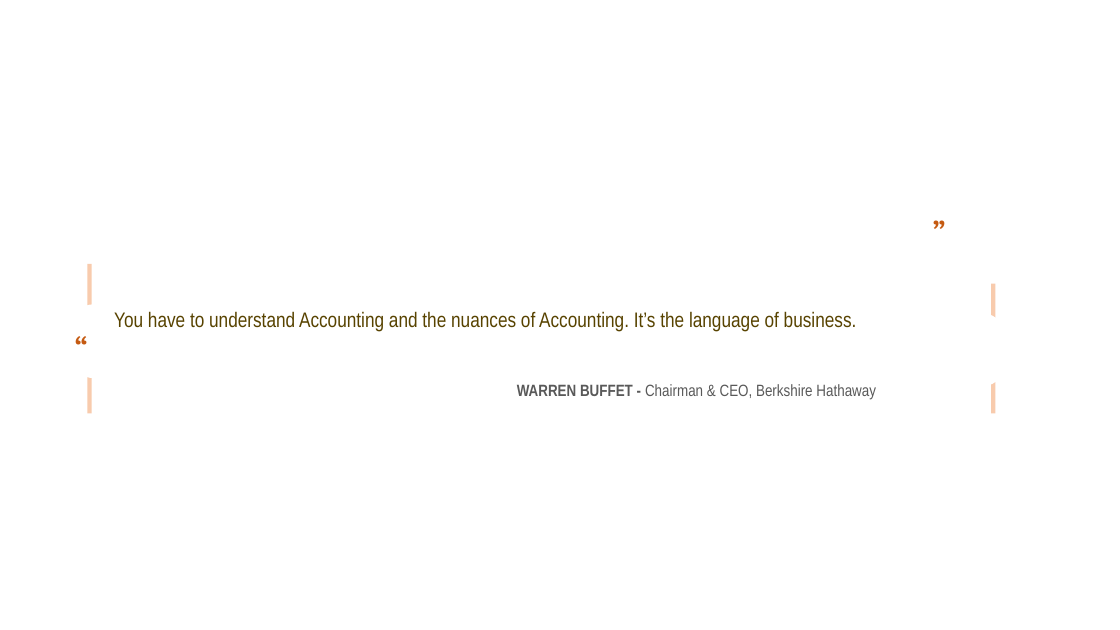
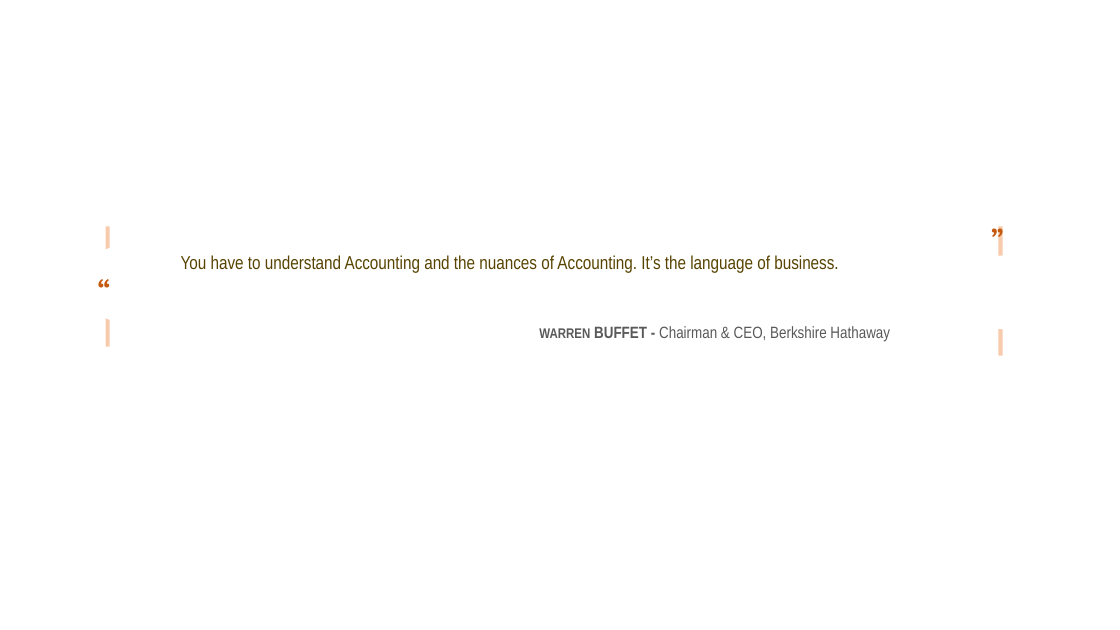
Before and after one commit to leonardodls/product-introduction-financial-accounting, a slide deck: slide 6 of assets/public/Chapter_1_Introduction_to_business_and_accounting_concepts/documents/resources/BusinessConcepts.pptx. Drawn at 1120x630 pixels with LibreOffice and Linux fonts; fonts in the diff are those of the drawing. Boxes give left, top, right and bottom in pixels: in the first picture for what was removed or moved away, otherwise in the second. Text is boxed around its words. In the diff, an @@ line names an element or a change of style, - is before the commit and + after.

```diff
--- a/assets/public/Chapter_1_Introduction_to_business_and_accounting_concepts/documents/resources/BusinessConcepts.pptx
+++ b/assets/public/Chapter_1_Introduction_to_business_and_accounting_concepts/documents/resources/BusinessConcepts.pptx
@@ text "“": place and size @@
-text "“" at (66, 271, 127, 381)
+text "“" at (89, 214, 150, 324)
@@ rectangle: place and size @@
-rectangle at (87, 264, 92, 413)
+rectangle at (106, 227, 110, 347)
@@ rectangle at (106, 227, 110, 347): mirrored @@
@@ rectangle: place and size @@
-rectangle at (991, 284, 996, 413)
+rectangle at (999, 227, 1003, 356)
@@ ellipse: place and size @@
-ellipse at (63, 304, 124, 378)
+ellipse at (86, 247, 147, 321)
@@ text "You have to understand Accounting ...": place and size @@
-text "You have to understand Accounting ..." at (114, 311, 857, 332)
+text "You have to understand Accounting ..." at (181, 255, 838, 273)
@@ text "You have to understand Accounting ..." at (181, 255, 838, 273): size 18 to 16 pt @@
@@ ellipse: place and size @@
-ellipse at (950, 313, 1012, 386)
+ellipse at (973, 255, 1034, 329)
@@ text "“" rewrapped from (954, 295, 1015, 405) to (1004, 251, 1008, 360) @@
@@ text "WARREN BUFFET - Chairman & ...": place and size @@
-text "WARREN BUFFET - Chairman & ..." at (517, 384, 876, 399)
+text "WARREN BUFFET - Chairman & ..." at (539, 326, 890, 342)
@@ text "WARREN BUFFET - Chairman & ..." at (539, 326, 890, 342): size 14 to 12 pt in "WARREN" @@
```
Also in this commit, not shown: 1 other file.
